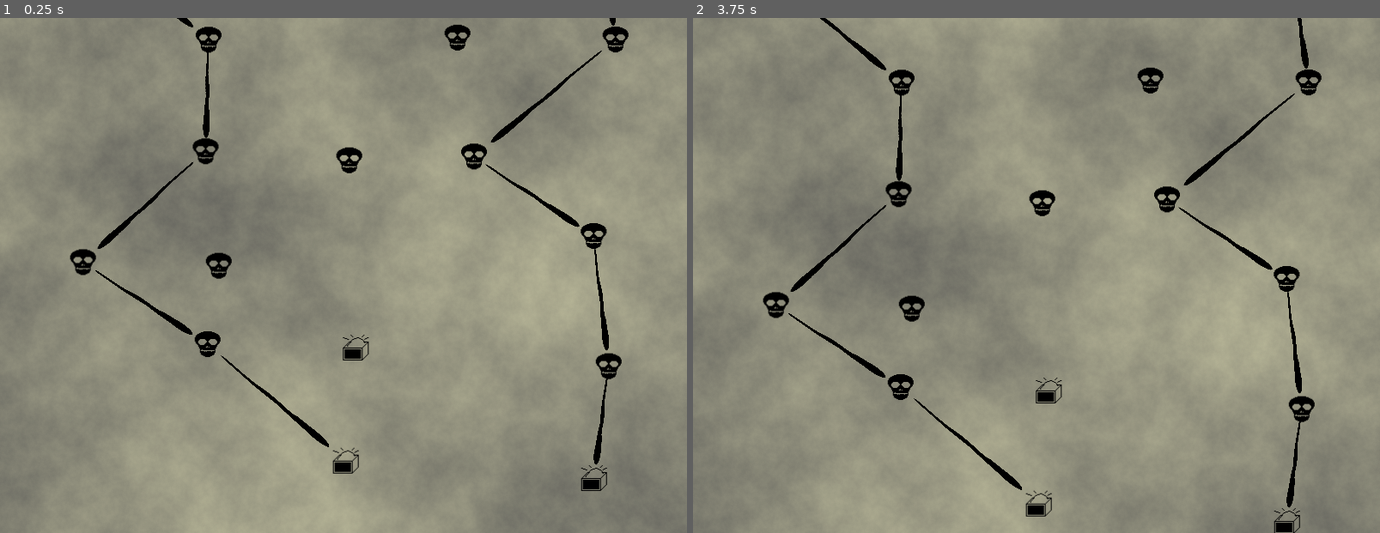
Above: before the commit, frames 1-2 (left to right).
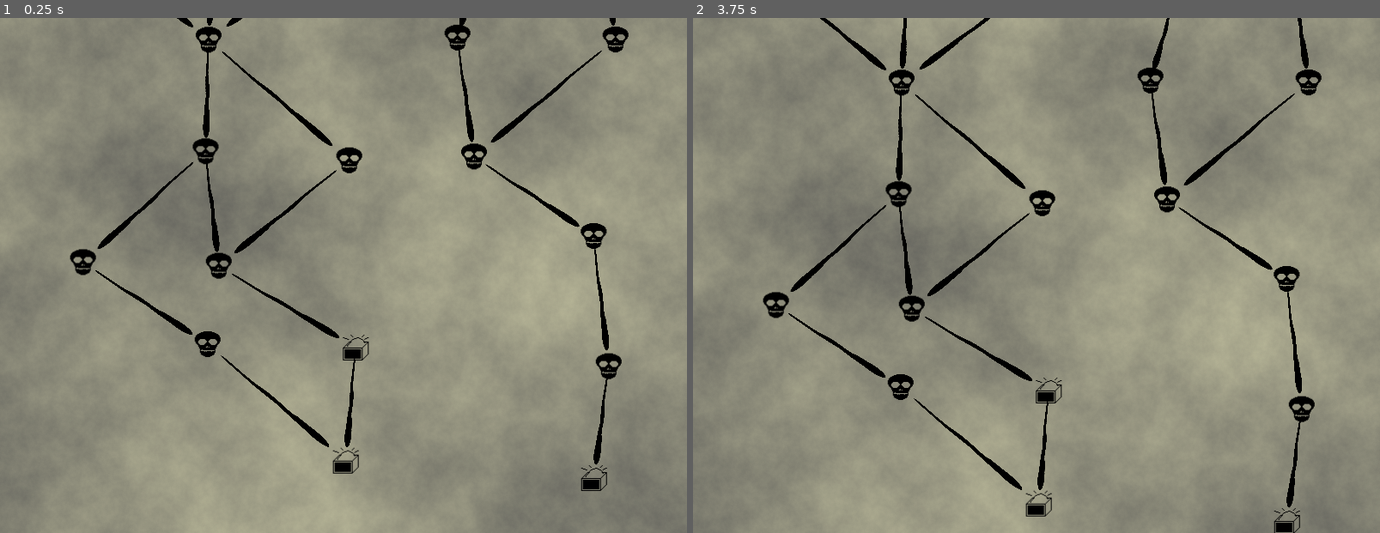
Above: after the commit, the same moments.

Repository: GrueGoblin/RogueliteMap
Game: Godot game, scene res://Game/Scenes/Map/InPlay.tscn
Two runs of this game, one before a commit and one after it. Both use one fixed random seed, a clock stepped at 60 frames per second and the inputs below. The project has no main scene, so this scene is started directly.
Inputs (mouse positions are in pixels of both pictures, inside the frame that each line leads up to):
- Up to frame 1 (0.25 s): no input
- Up to frame 2 (3.75 s): click (1036, 460) at 0.52 s; click (1036, 460) at 1.27 s; click (1036, 460) at 2.02 s; tap Enter at 2.75 s; move the mouse to (1187, 249) at 2.77 s; tap Mouse wheel down (wheel_down) at 2.85 s; tap Space at 3.5 s; move the mouse to (899, 301) at 3.52 s; tap Mouse wheel up (wheel_up) at 3.6 s

The runs differ from the first frame. In frame 1, 0.8% of the frame differs, in the area x 30-69%, y 0-84%; in frame 2, 1.0%, in the area x 30-70%, y 0-92%.

Commit message:
Connections work

Diff:
--- a/Game/Models/Map.gd
+++ b/Game/Models/Map.gd
@@ -82,8 +82,21 @@
 # 2. connect direct paths (same x position)/connect orphaned nodes
 	for location in locations_wo_followup:
 		location = location as Location
-		if location.position.x < levels - 1:
-			pass
+		if location.position.y < levels - 1:
+			var target_location = closest_location_to(location.position + Vector2(0,1)) as Location
+			print("target_location: " + str(target_location))
+			var connection = location.connect_to(target_location) as MapConnection
+			connections.append(connection)
+			locations_wo_source.erase(target_location)
+
+	for location in locations_wo_source:
+		location = location as Location
+		if location.position.y > 0:
+			var source_location = closest_location_to(location.position + Vector2(0,-1)) as Location
+			#print("target_location: " + str(target_location))
+			var connection = source_location.connect_to(location) as MapConnection
+			connections.append(connection)
+
 	# 3. add redundancies?
 
 
